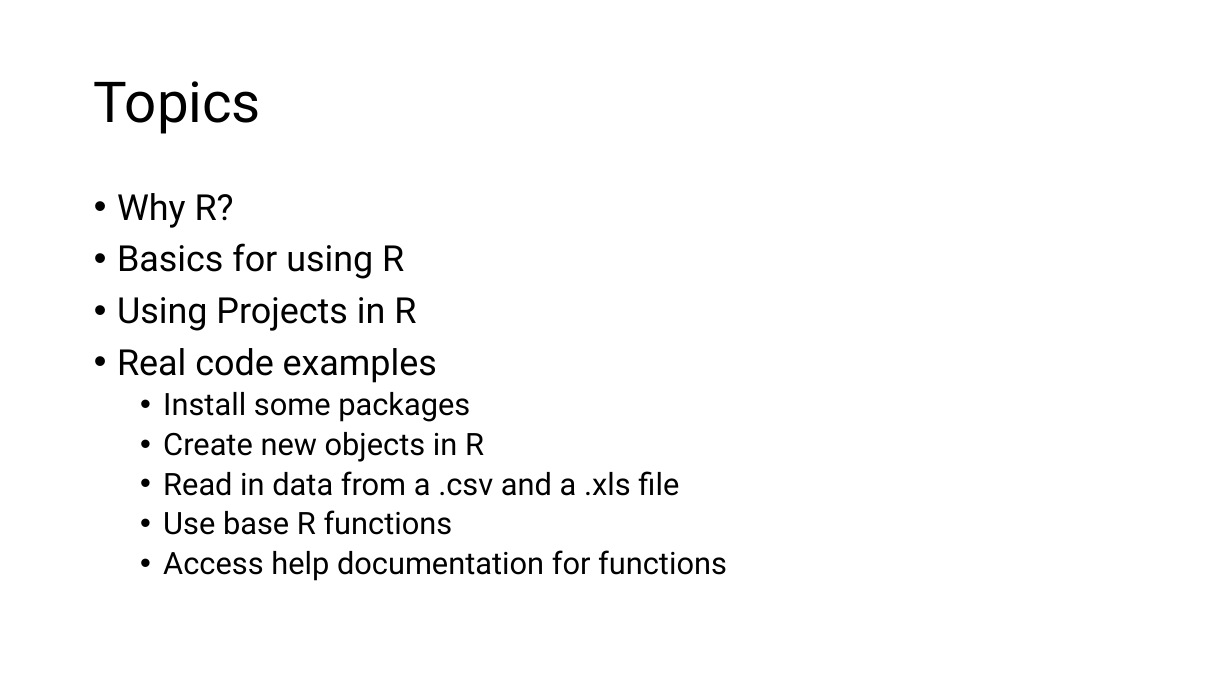
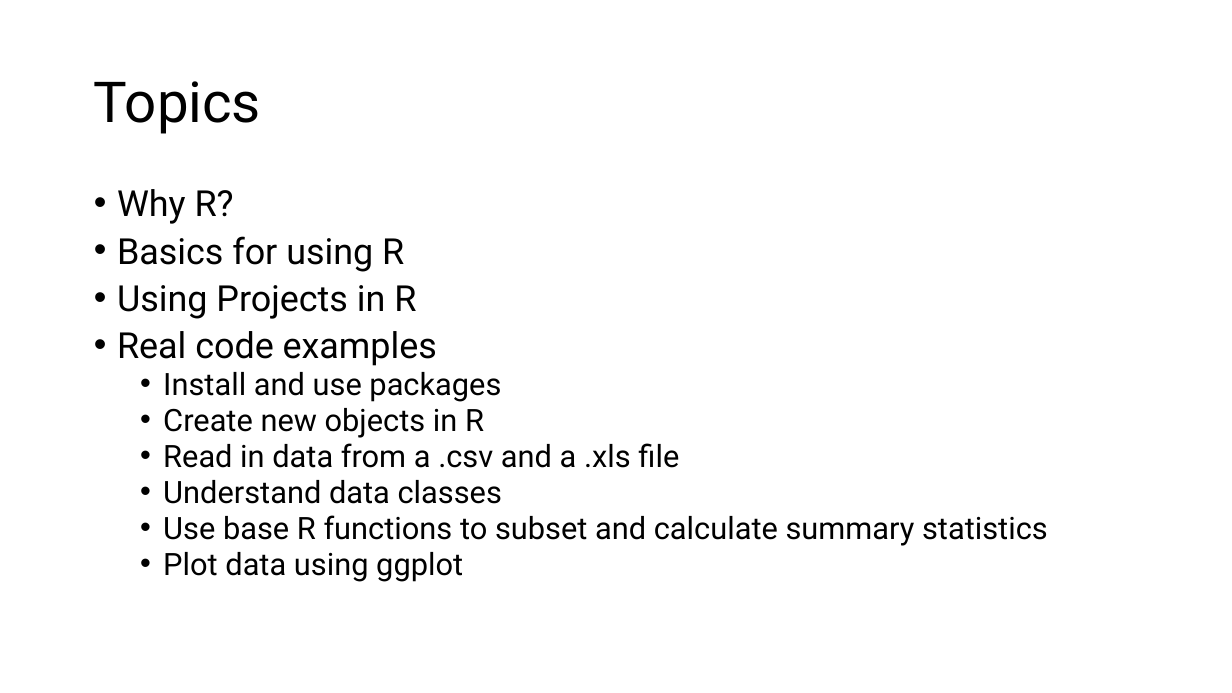
Before and after one commit to wwoelmer/BOPRC_1_R_Fundamentals, a slide deck: slide 2 of Introduction to R Workshop 1.pptx. Drawn at 1232x693 pixels with LibreOffice and Linux fonts; fonts in the diff are those of the drawing. Boxes give left, top, right and bottom in pixels: in the first picture for what was removed or moved away, otherwise in the second. Text is boxed around its words. In the diff, an @@ line names an element or a change of style, - is before the commit and + after.

```diff
--- a/Introduction to R Workshop 1.pptx
+++ b/Introduction to R Workshop 1.pptx
@@ text at <box>117,189,679,468</box>: line spacing 0.9 to 0.8 @@
@@ text at <box>163,372,501,402</box>: text changed @@
-  • Install some packages
+  • Install and use packages
@@ text at <box>163,480,1048,582</box>: text changed @@
-  • Use base R functions
-  • Access help documentation for functions
+  • Understand data classes
+  • Use base R functions to subset and calculate summary statistics
+  • Plot data using ggplot
```
Also in this commit, not shown: 2 other slides changed.
